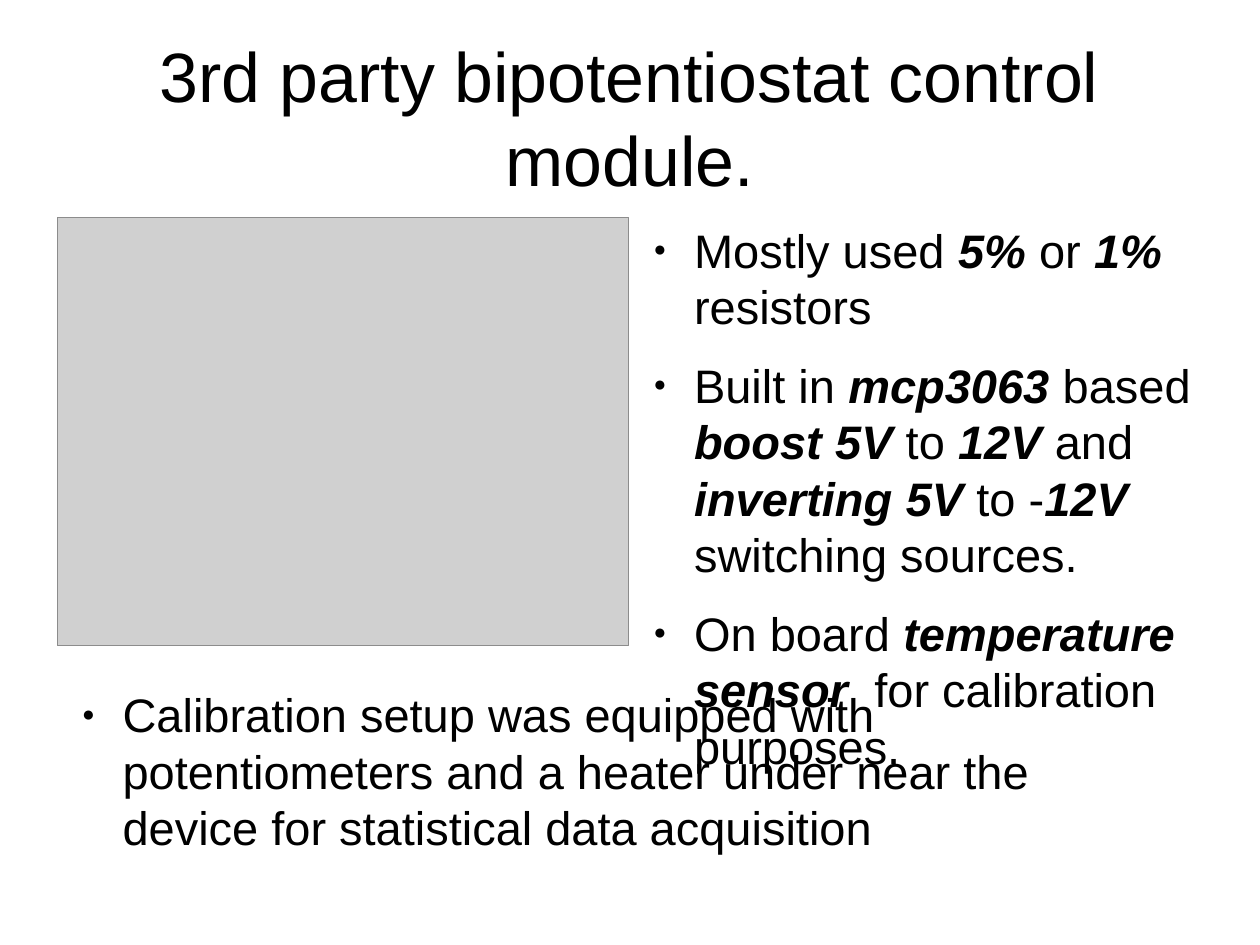
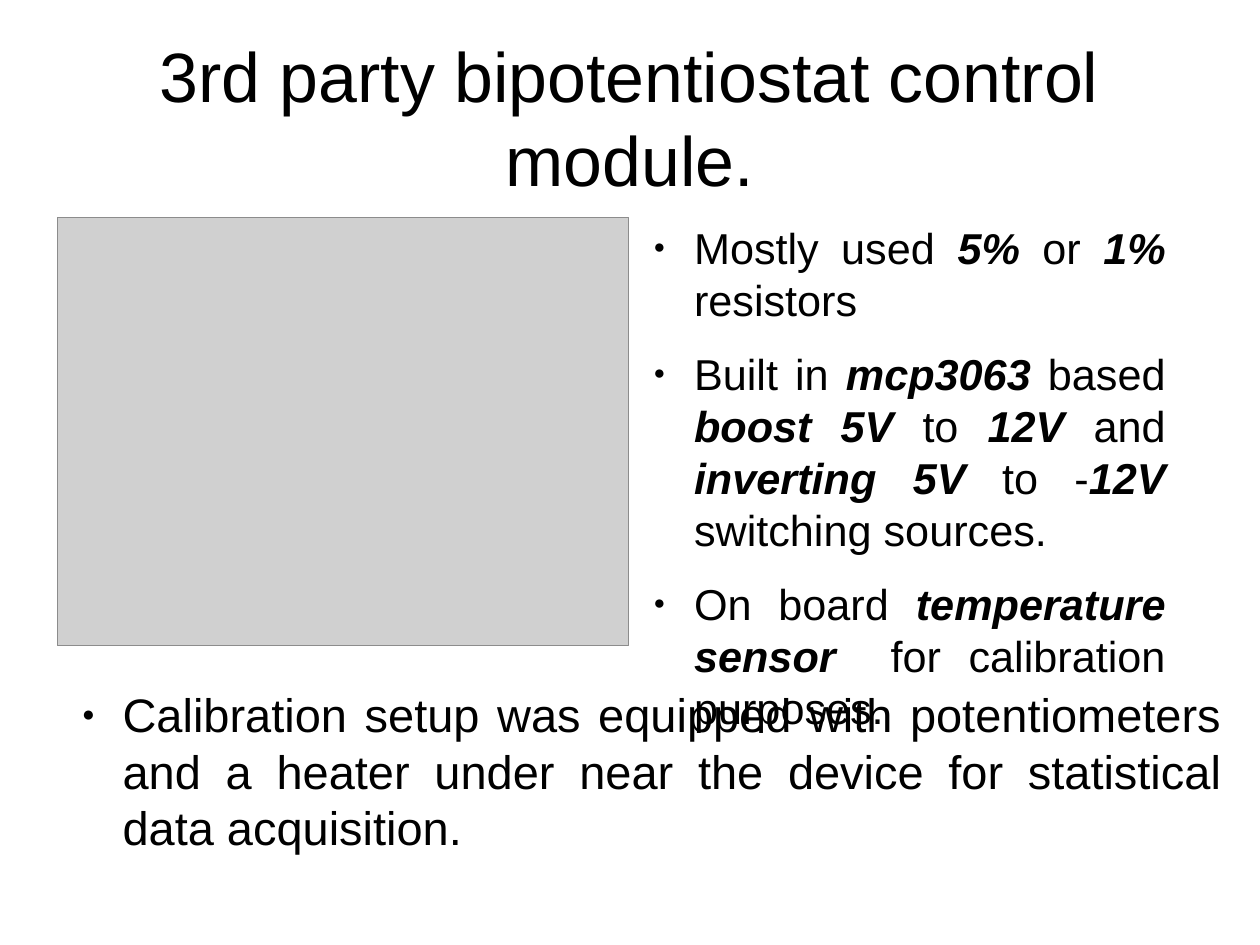
Before and after one commit to z80/mapper, a slide deck: slide 10 of docs/pres/pres.odp. Drawn at 1260x945 pixels with LibreOffice and Linux fonts; fonts in the diff are those of the drawing; grey boxes stand for pictures. Boxes give left, top, right and bottom in pixels: in the first picture for what was removed or moved away, otherwise in the second. Text is boxed around its words. In the diff, an @@ line names an element or a change of style, - is before the commit and + after.

```diff
--- a/docs/pres/pres.odp
+++ b/docs/pres/pres.odp
@@ text "Mostly used 5% or 1% ..." at <box>694,232,1166,732</box>: size 29.6 to 27.2 pt; alignment left to justified @@
@@ text at <box>123,698,1221,854</box>: text changed @@
-● Calibration setup was equipped with potentiometers and a heater under near the device for statistical data acquisition
+● Calibration setup was equipped with potentiometers and a heater under near the device for statistical data acquisition.
```
Also in this commit, not shown: 6 other slides changed, 1 other file.
